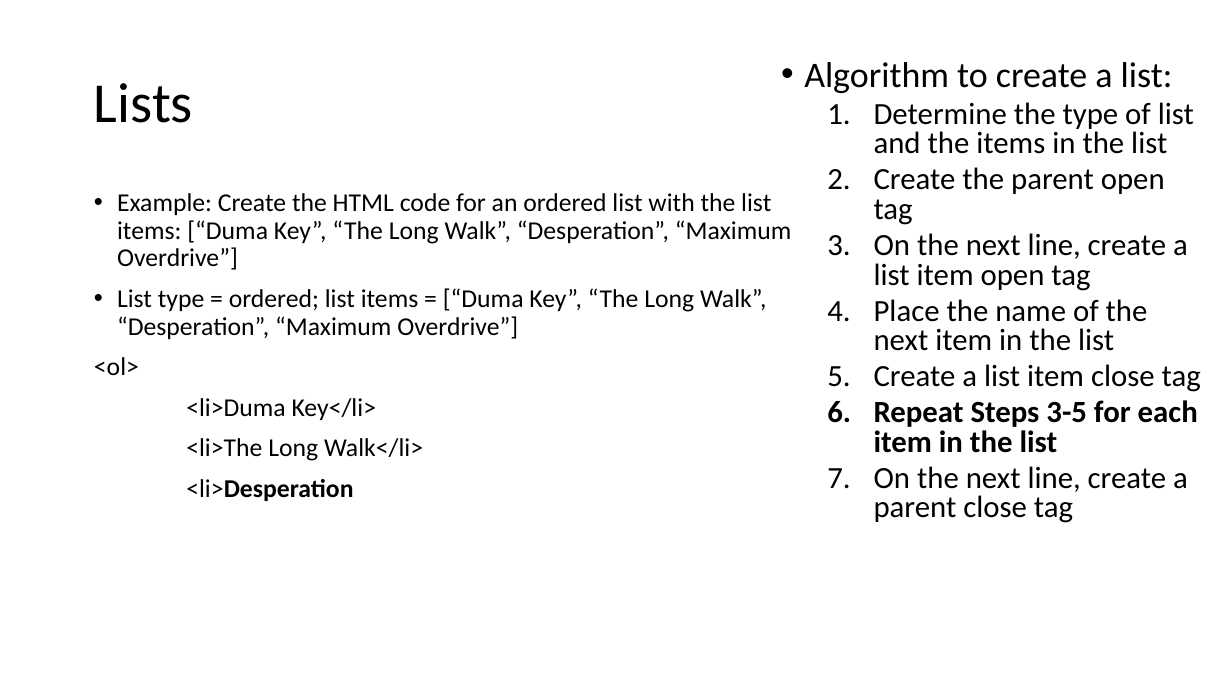
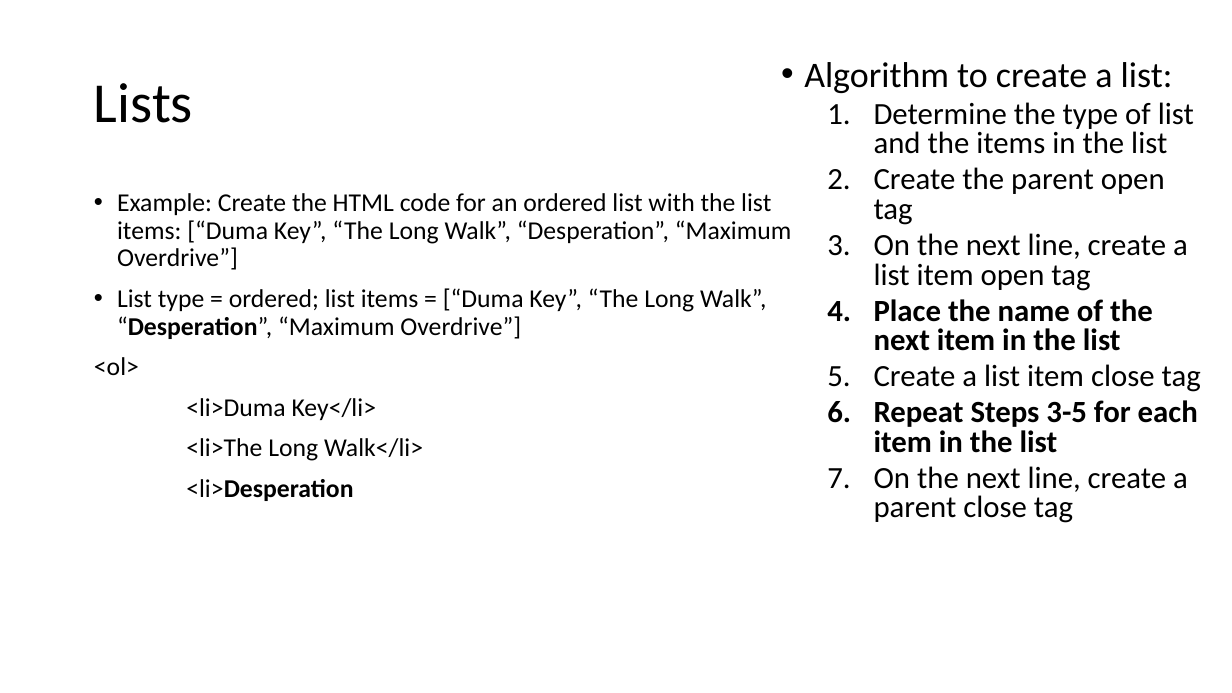
Before and after one commit to MrJoshGross/Course-Curricular-Material, a slide deck: slide 17 of wip/Lecture 9 - More HTML Tags.pptx. Drawn at 1232x693 pixels with LibreOffice and Linux fonts; fonts in the diff are those of the drawing. Boxes give left, top, right and bottom in pixels: in the first picture for what was removed or moved away, otherwise in the second. Text is boxed around its words. In the diff, an @@ line names an element or a change of style, - is before the commit and + after.

Commit message:
Update Lecture 9 - More HTML Tags.pptx
list, hyperlink, and table refinements

```diff
--- a/wip/Lecture 9 - More HTML Tags.pptx
+++ b/wip/Lecture 9 - More HTML Tags.pptx
@@ text at (117,288,767,339): bold on in "“Desperation”," @@
@@ text at (874,299,1153,351): bold on in "Place the name of the next item ..." @@
```
Also in this commit, not shown: 22 other slides changed, 8 slides added.
